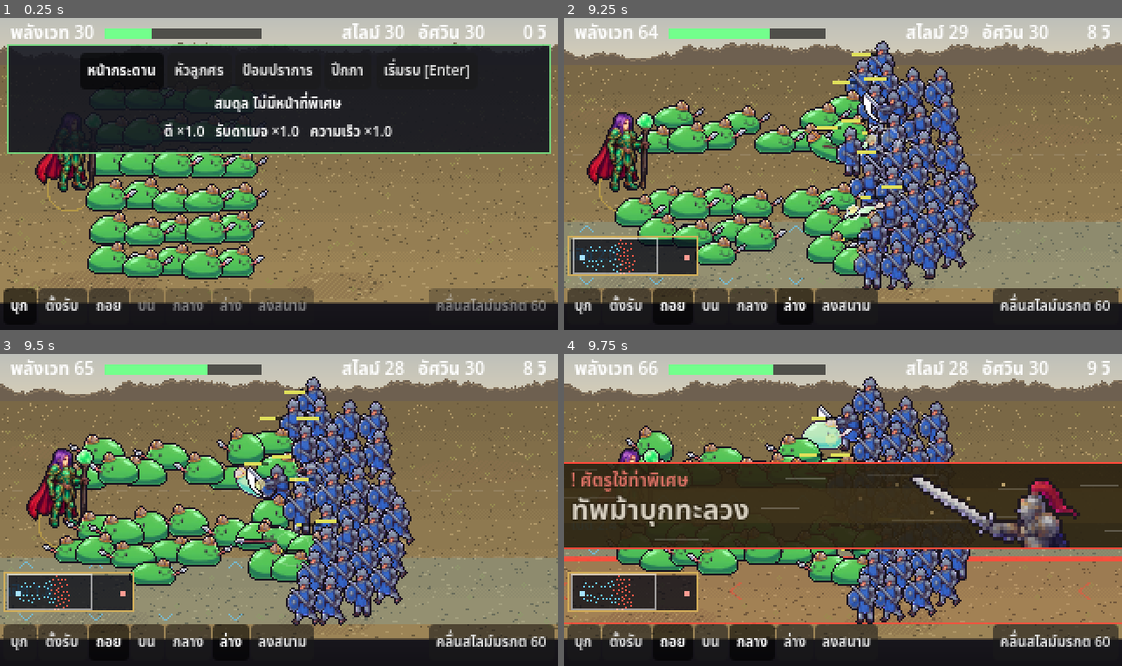
Above: before the commit, frames 1-4 (two rows, left to right).
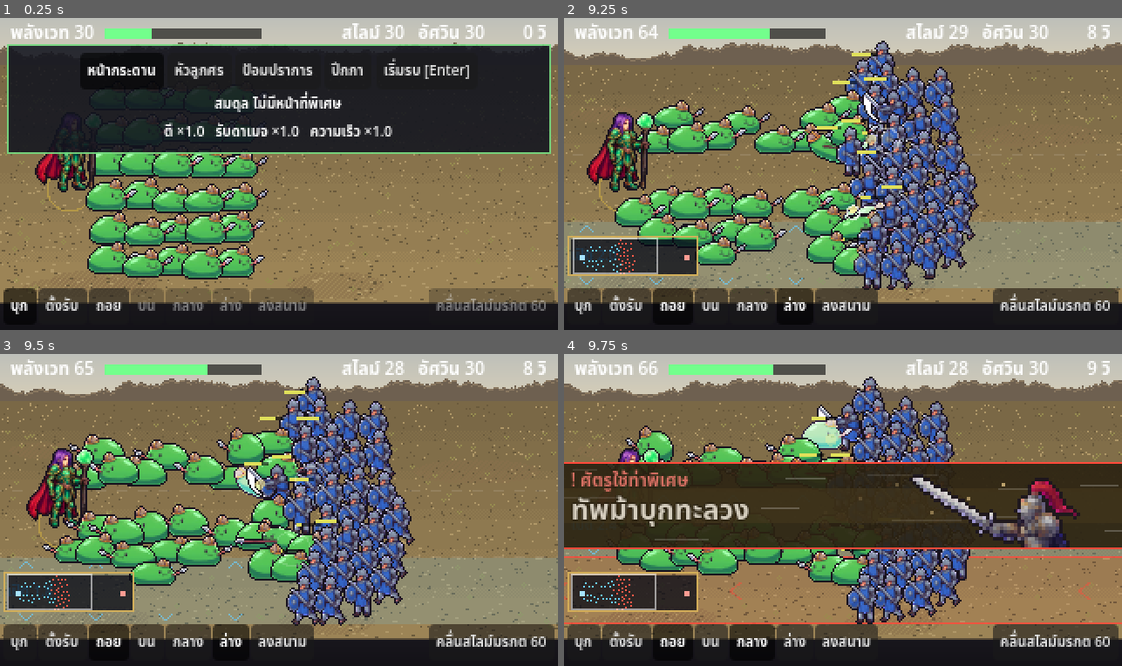
Above: after the commit, the same moments.

Repository: tomorrow-writer/GateFall
Game: Godot game, scene res://scenes/Battle.tscn
Same seed, same stepped clock (60 frames per second), same inputs: the game is played once before the commit and once after it.
Inputs (mouse positions are in pixels of both pictures, inside the frame that each line leads up to):
- Up to frame 1 (0.25 s): no input
- Up to frame 2 (9.25 s): click "เริ่มรบ [Enter]" at 0.5 s; tap Enter at 1.25, 1.35, 7.35 s; move the mouse to (815, 236) at 1.27 s; hold Up 1.28-2 s; click (815, 236) at 1.42 s; tap Space at 1.52, 4.52, 7.52 s; drag from (1010, 220) to (815, 236) at 2.02 s; move the mouse to (675, 127) at 2.77 s; hold A 2.78-3.5 s; tap 3 at 2.85, 8.85 s; drag from (870, 174) to (675, 127) at 3.52 s; move the mouse to (759, 96) at 4.27 s; hold Down 4.28-5 s; tap 2 at 4.35 s; drag from (965, 158) to (759, 96) at 5.02 s; move the mouse to (731, 189) at 5.77 s; hold Up 5.78-6.5 s; tap Z at 5.85 s; click (731, 189) at 5.92 s; drag from (898, 105) to (731, 189) at 6.52 s; move the mouse to (815, 236) at 7.27 s; hold Up 7.28-8 s; drag from (1010, 220) to (815, 236) at 8.02 s; move the mouse to (675, 127) at 8.77 s; hold Down from 8.78 s (still down)
- Up to frame 3 (9.5 s): keep holding Down
- Up to frame 4 (9.75 s): release Down at 9.5 s; drag from (870, 510) to (675, 463) at 9.52 s

Frames 1-3 are identical in both runs. In frame 4, 0.4% of the frame differs, in the area x 0-100%, y 65-67%.

Commit message:
Special countdown: one gauge on the top banner instead of a lane-edge bar
The bar along the lane edge was 480 px wide (wider than the 320 px screen),
always shrank right-to-left whatever side cast, and repeated the banner's
number and the general's ring. Now the time left is a gauge under the
special's name on the top banner (screen space, always in the same place),
shrinking toward the caster's side, red for the enemy's, blinking in the
last 0.5 s. The lane keeps its blinking edges and arrows; the general's ring
stays as the "this general is casting" mark.

Co-Authored-By: Claude Opus 5.5 <noreply@anthropic.com>
Claude-Session: https://claude.ai/code/session_01XNNexwUWsjSPBJcMjGJNs4

Diff:
--- a/gate-fall-game/scripts/battle/BattleView.gd
+++ b/gate-fall-game/scripts/battle/BattleView.gd
@@ -666,8 +666,9 @@
 
 ## A special in its warning time: thin blinking edges round the lane it will
 ## run down (a single lane also gets a faint tint; a full-field special only
-## its edges, so the ground is never washed over), arrows showing which way it
-## comes and a bar for the time left.
+## its edges, so the ground is never washed over) and arrows showing which way
+## it comes. The edges blink faster as it gets close; the time left itself is
+## the gauge on the top banner (_draw_banners), the one place the player reads it.
 func _draw_warning(s) -> void:
 	var p: Dictionary = s.pending
 	var enemy: bool = s.id != player_side
@@ -688,11 +689,14 @@
 		var ax := fposmod(i * 100.0 + _clock * 60.0 * f, 500.0) - 10.0
 		draw_line(Vector2(ax, mid - 5), Vector2(ax + f * 7, mid), Color(col, 0.45), 1.0)
 		draw_line(Vector2(ax, mid + 5), Vector2(ax + f * 7, mid), Color(col, 0.45), 1.0)
-	# time left: bar shrinking along the lane edge
-	draw_rect(Rect2(0, top, 480.0 * (1.0 - k), 2), Color(col, 0.9))
-
-
-## Top banners: special name and countdown while it warms up.
+
+
+## Top banners: special name with a gauge for the time left, once the cut-in
+## is over. The gauge shrinks toward the caster's side of the screen (red for
+## the enemy's) and blinks in the last WARN_LAST seconds. In screen space, so
+## it is always in the same place wherever the camera is.
+const WARN_LAST := 0.5
+
 func _draw_banners() -> void:
 	var font := ThemeDB.fallback_font
 	var row := 0
@@ -708,14 +712,27 @@
 			lane_name = " · เลน" + str(labels[lane])
 		elif lane < 0:
 			lane_name = " · ทั้งสนาม"
-		var text := "%s%s%s  %.1f" % ["! " if enemy else "", s.special.get("label", ""), lane_name,
-				maxf(0.0, float(s.pending.t))]
+		var text := "%s%s%s" % ["! " if enemy else "", s.special.get("label", ""), lane_name]
 		var size := 10
 		var tw := font.get_string_size(text, HORIZONTAL_ALIGNMENT_LEFT, -1, size).x
-		var y := 46.0 + row * 14.0
+		var bw := maxf(tw + 10.0, 90.0)
+		var y := 46.0 + row * 18.0
 		var cx := SCREEN.x / 2.0
-		draw_rect(Rect2(cx - tw / 2.0 - 5.0, y - 10.0, tw + 10.0, 13.0), Color(0, 0, 0, 0.6))
-		draw_string(font, Vector2(cx - tw / 2.0, y), text, HORIZONTAL_ALIGNMENT_LEFT, -1, size, col)
+		var box := Rect2(roundf(cx - bw / 2.0), y - 10.0, roundf(bw), 17.0)
+		draw_rect(box, Color(0, 0, 0, 0.6))
+		draw_string(font, Vector2(roundf(cx - tw / 2.0), y), text, HORIZONTAL_ALIGNMENT_LEFT, -1, size, col)
+		# gauge: time left, shrinking toward the caster's side
+		var left := maxf(0.0, float(s.pending.t))
+		var k := clampf(left / maxf(0.001, float(s.pending.total) - CUTIN_TIME), 0.0, 1.0)
+		var gw := box.size.x - 8.0
+		var gy := box.position.y + box.size.y - 4.0
+		draw_rect(Rect2(box.position.x + 4.0, gy, gw, 2), Color(col, 0.2))
+		var a := 0.95
+		if left < WARN_LAST:
+			a = 0.35 + 0.6 * (0.5 + 0.5 * sin(_clock * 40.0))
+		var w := roundf(gw * k)
+		var gx := box.position.x + 4.0 if s.facing > 0 else box.position.x + 4.0 + gw - w
+		draw_rect(Rect2(gx, gy, w, 2), Color(col.lightened(0.2), a))
 		row += 1
 
 
